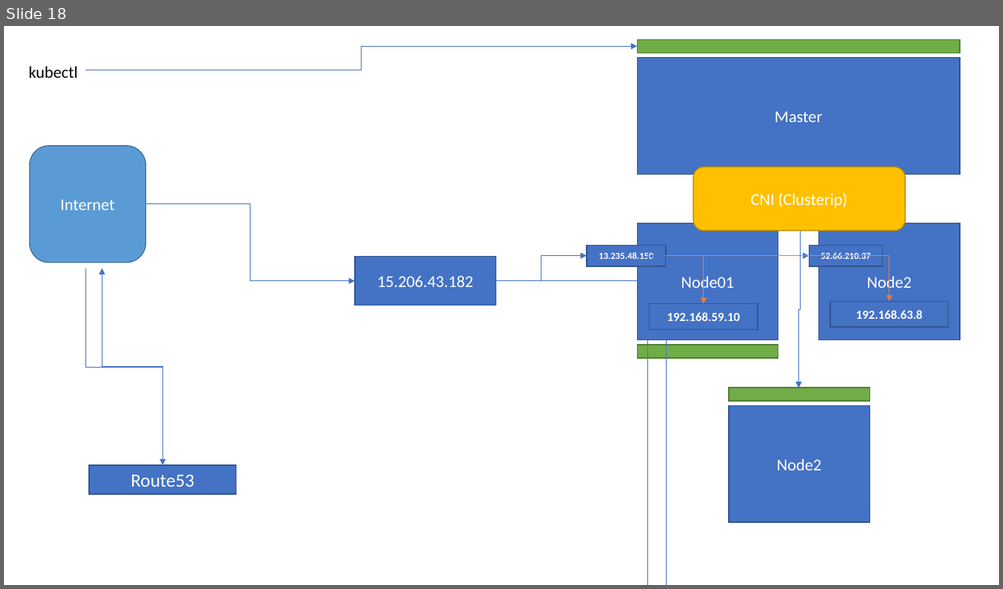
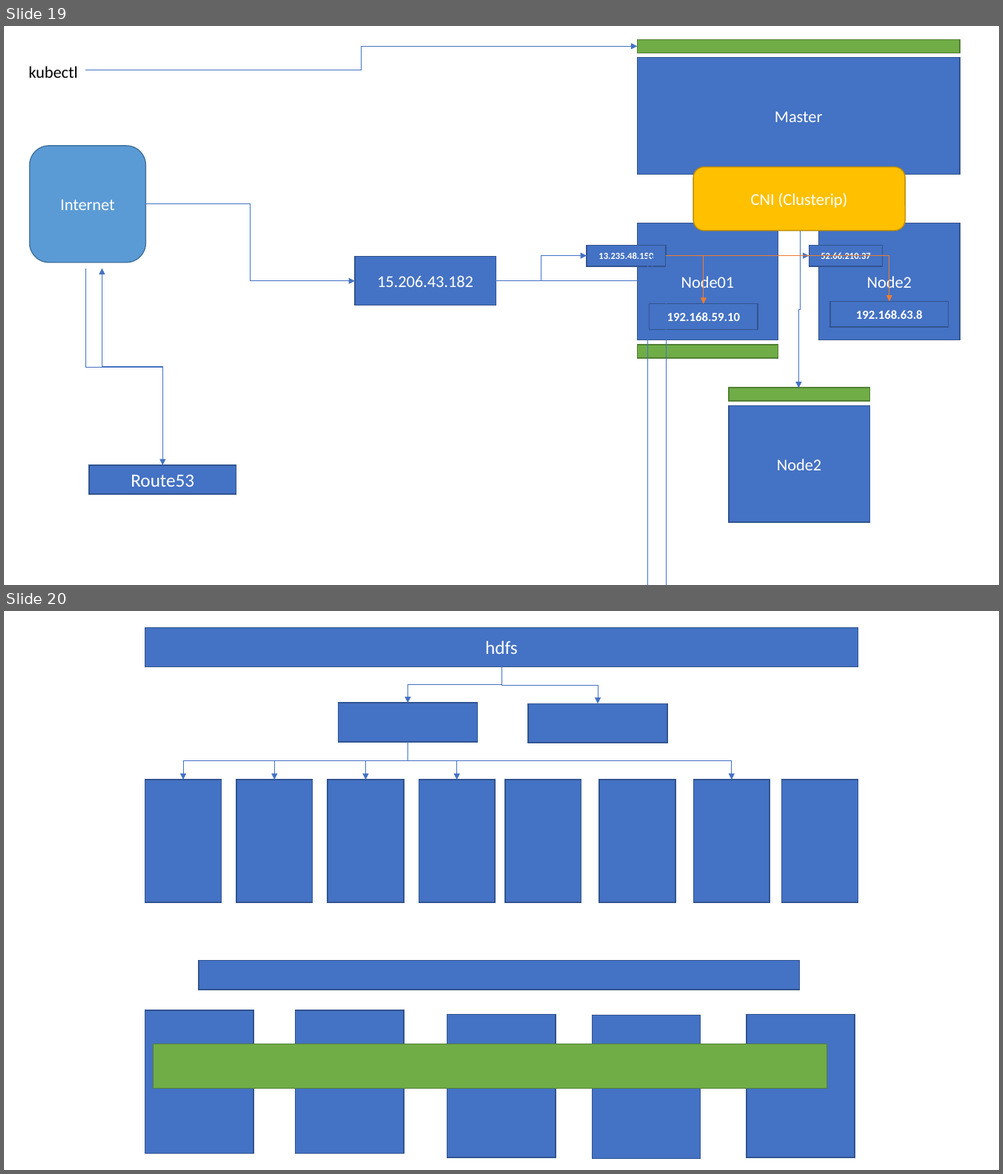
Before and after one commit to nileshdevdas/advaws, a slide deck: AWSPresentation1.pptx. Shown one above the other, each under a label of ours: slide 18 before the commit, slides 19 and 20 after it. The pictures are 1003x589 and 1003x1174 pixels, drawn with LibreOffice and Linux fonts; fonts in the diff are those of the drawing. Boxes give left, top, right and bottom in pixels: in the first picture for what was removed or moved away, otherwise in the second. Text is boxed around its words. In the diff, an @@ line names an element or a change of style, - is before the commit and + after.

```diff
--- a/AWSPresentation1.pptx
+++ b/AWSPresentation1.pptx
@@ slide 20 added at (x1=4, y1=611, x2=999, y2=1170), background #FFFFFF @@
@@ group added at (x1=145, y1=627, x2=857, y2=903): 11 rectangles, 7 elbow arrows @@
+hdfs
@@ rectangle added at (x1=199, y1=961, x2=800, y2=990), fill #4472C4, outline #325491 1 pt @@
@@ rectangle added at (x1=145, y1=1011, x2=253, y2=1154), fill #4472C4, outline #325491 1 pt @@
@@ rectangle added at (x1=296, y1=1011, x2=404, y2=1154), fill #4472C4, outline #325491 1 pt @@
@@ rectangle added at (x1=447, y1=1014, x2=555, y2=1158), fill #4472C4, outline #325491 1 pt @@
@@ rectangle added at (x1=592, y1=1015, x2=700, y2=1159), fill #4472C4, outline #325491 1 pt @@
@@ rectangle added at (x1=746, y1=1014, x2=854, y2=1158), fill #4472C4, outline #325491 1 pt @@
@@ rectangle added at (x1=153, y1=1045, x2=827, y2=1089), fill #70AD47, outline #538035 1 pt @@
@@ what was slide 18 is now slide 19 @@
```
Also in this commit, not shown: 1 slide changed, 2 other slides added, 3 other files.
